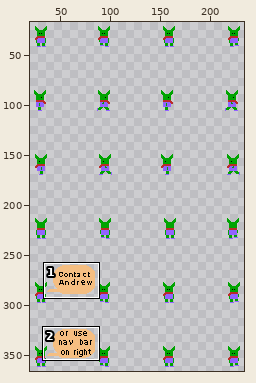
Edited in one commit: sprite sheet (media/characters/people/little-goblin-large-extended.png). Above: a wide view before the commit, with the close-up outlined.
Close-up. As it was:
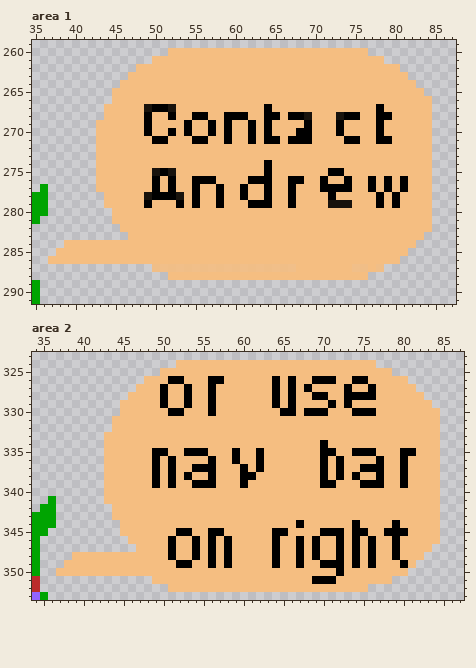
The file is 512x512 pixels. Colours within 5 levels of each other are drawn and written as one. Shown: area 1: x 35..87, y 259..291; area 2: x 34..87, y 323..353. The wide view leaves out empty margins.
After the commit:
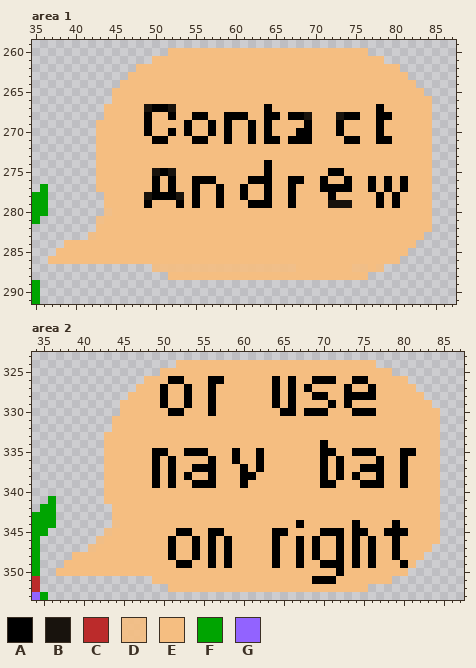
Palette (. is transparent): A #000000  B #18130d  C #bb2b2b  D #f5be81e6  E #f5be81  F #00a401  G #9263ff
Edits made:
Area 1:
The author put colour D in row 280 at x 44; in row 281 at x 43; in row 283 at x 42.
The author put colour E in row 281 at x 44; in row 282 at x 43 to 45; in row 283 at x 43 to 46.
Area 2:
The author put colour D in row 344 at x 44; in row 345 at x 43; in row 346 at x 42; in row 347 at x 41.
The author put colour E in row 345 at x 44; in row 346 at x 43 to 45; in row 347 at x 42 to 46.
Boxes around the changes in both close-ups, in picture pixels (x1, y1, x2, y2):
added: (88, 208, 128, 240)
added: (88, 520, 136, 552)
